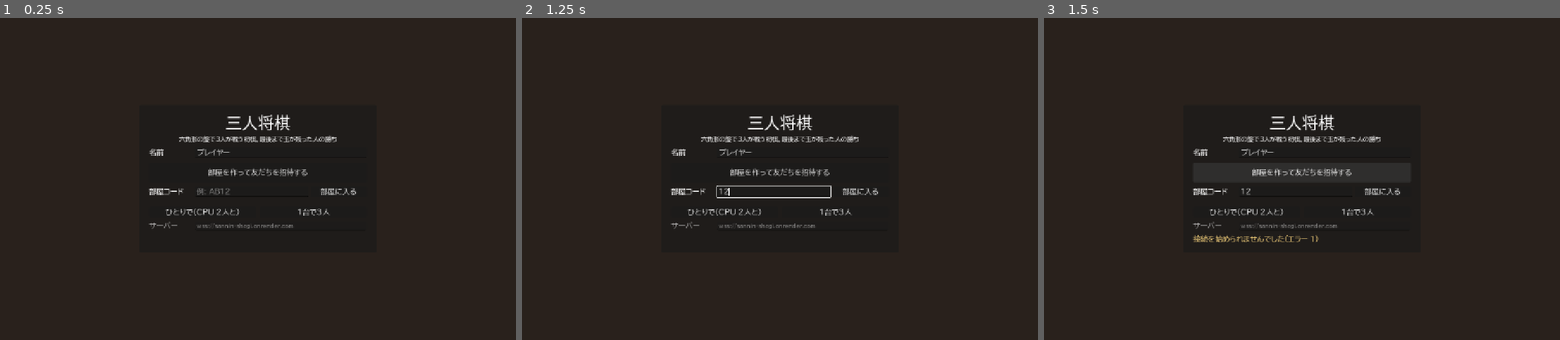
Above: before the commit, frames 1-3 (left to right).
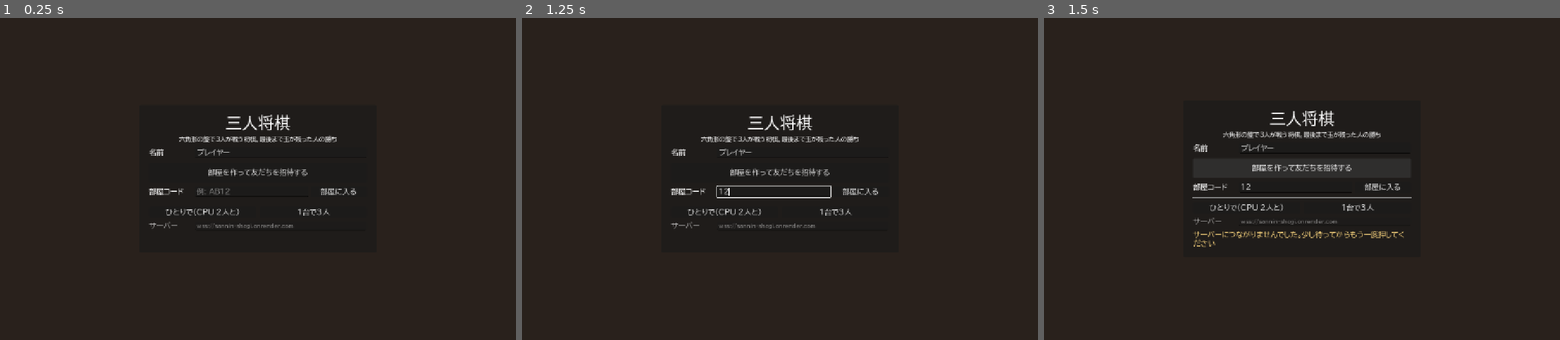
Above: after the commit, the same moments.

Repository: mittsuhinata-hue/sannin-shogi
Game: Godot game, scene res://scenes/main.tscn
Same seed, same stepped clock (60 frames per second), same inputs: the game is played once before the commit and once after it.
Inputs (mouse positions are in pixels of both pictures, inside the frame that each line leads up to):
- Up to frame 1 (0.25 s): no input
- Up to frame 2 (1.25 s): click (774, 191) at 0.52 s; type "12" at 0.6 s
- Up to frame 3 (1.5 s): click "部屋を作って友だちを招待する" at 1.25 s

Frames 1-2 are identical in both runs. In frame 3, 3.4% of the frame differs, in the area x 28-72%, y 28-72%.

Commit message:
テスト用の起動オプションを追加
Co-Authored-By: Claude Opus 5.5 <noreply@anthropic.com>

Diff:
--- a/scripts/main.gd
+++ b/scripts/main.gd
@@ -142,6 +142,10 @@
 		elif a.begins_with("--join-room="):
 			_code_edit.text = a.substr(12)
 			_on_join()
+		elif a == "--create-room":
+			_on_create()
+	if DisplayServer.get_name() == "headless":
+		Net.message.connect(func(t): print("[%s] %s" % [_player_name(), t]))
 	if _start_when > 0:
 		Net.room_changed.connect(func():
 			if Net.is_owner() and not Net.in_game and Net.members.size() >= _start_when:
